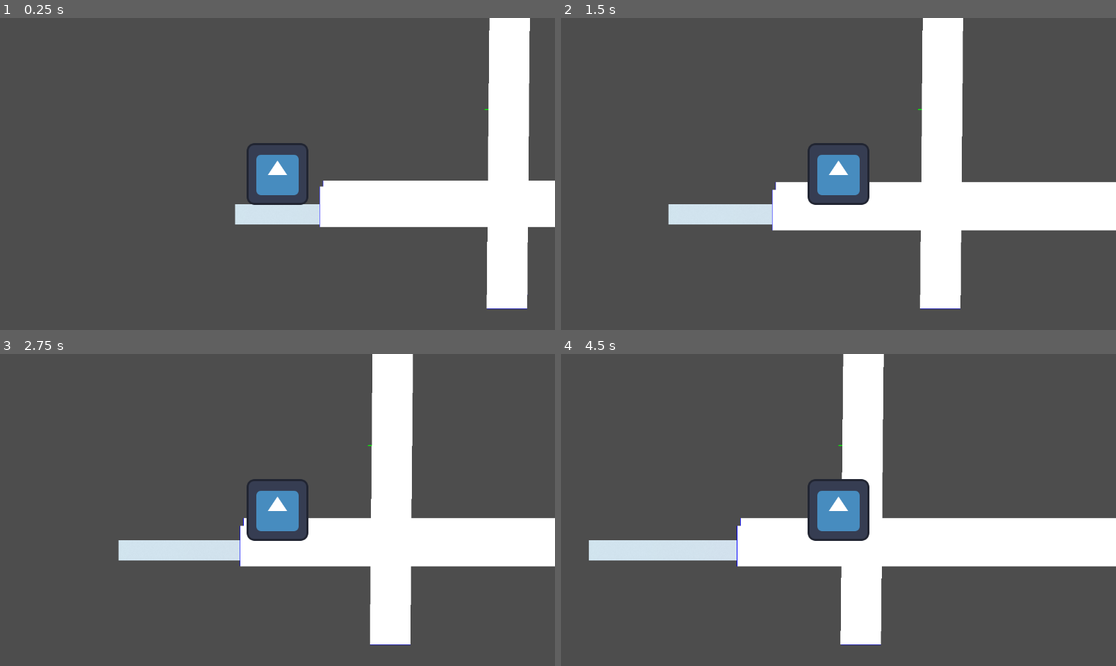
Above: before the commit, frames 1-4 (two rows, left to right).
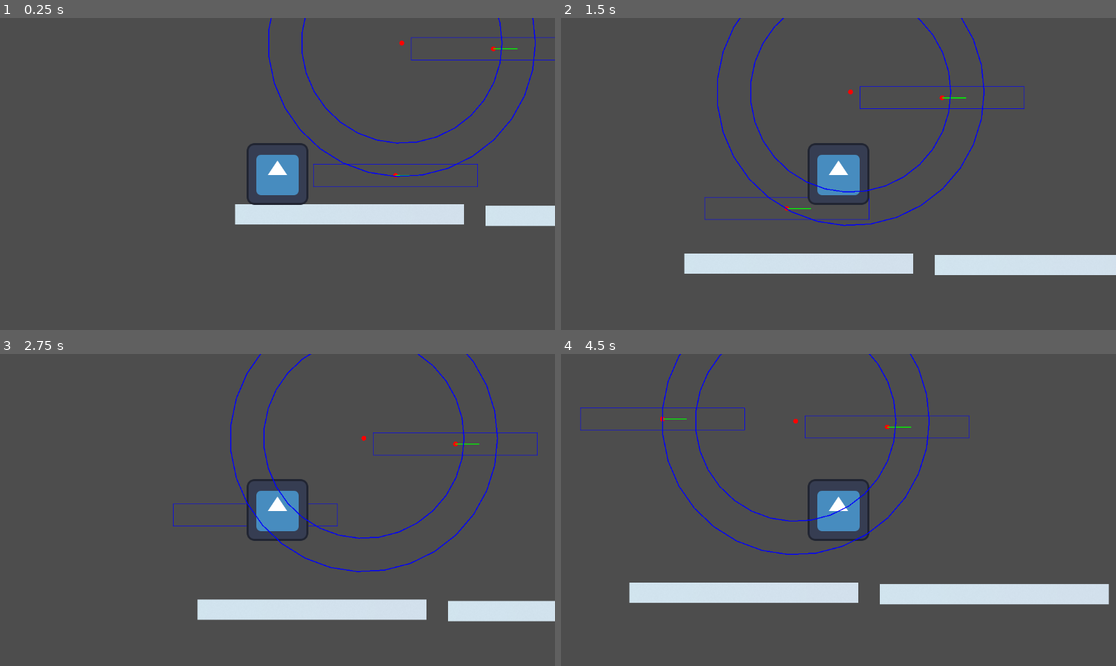
Above: after the commit, the same moments.

Repository: rinevard/SummerGamejam
Game: Godot game, scene res://forTest/Main/test_main.tscn
Two runs of this game, one before a commit and one after it. Both use one fixed random seed, a clock stepped at 60 frames per second and the inputs below. The project has no main scene, so this scene is started directly. The engine's default icon, where the game draws it, is replaced by a stand-in: a white triangle on a blue panel in a dark square.
Inputs:
- Up to frame 1 (0.25 s): no input
- Up to frame 2 (1.5 s): tap Enter (ui_accept) at 0.5, 0.6, 0.77, 1.07, 1.35 s; hold Right (ui_right) from 0.53 s (still down)
- Up to frame 3 (2.75 s): tap Enter (ui_accept) at 1.52, 1.82, 2.1 s; release Right (ui_right) at 2.03 s; hold Left (ui_left) from 2.03 s (still down)
- Up to frame 4 (4.5 s): release Left (ui_left) at 2.78 s; hold Right (ui_right) 2.78-4.28 s; tap Enter (ui_accept) at 2.85, 3.02, 3.32, 3.6, 3.77, 4.07, 4.35 s; hold Left (ui_left) from 4.28 s (still down)

The runs differ from the first frame. In frame 1, 13% of the frame differs, in the area x 48-100%, y 0-94%; in frame 2, 21%; in frame 3, 20%; in frame 4, 23%, in the area x 3-100%, y 0-94%.

Commit message:
test finished

Diff:
--- a/forTest/Main/test_main.tscn
+++ b/forTest/Main/test_main.tscn
@@ -1,8 +1,9 @@
-[gd_scene load_steps=4 format=3 uid="uid://h113yg3vpwrq"]
+[gd_scene load_steps=5 format=3 uid="uid://h113yg3vpwrq"]
 
 [ext_resource type="PackedScene" uid="uid://uyyu7aeil6t2" path="res://forTest/Player/player.tscn" id="1_cba5s"]
 [ext_resource type="PackedScene" uid="uid://cnkkjtmtcetxw" path="res://forTest/Ground/ground.tscn" id="2_egput"]
 [ext_resource type="PackedScene" uid="uid://c2mfaep77nqr4" path="res://forTest/StickyTrack/sticky_square.tscn" id="3_l0tst"]
+[ext_resource type="PackedScene" uid="uid://deyfn3e3knr4y" path="res://forTest/StickyTrack/sticky_ring.tscn" id="4_4rrxl"]
 
 [node name="TestMain" type="Node2D"]
 
@@ -13,13 +14,13 @@
 position = Vector2(789, 468)
 
 [node name="StickySquare" parent="." instance=ExtResource("3_l0tst")]
-position = Vector2(617, 432)
+position = Vector2(567, 121)
 
 [node name="StickySquare3" parent="." instance=ExtResource("3_l0tst")]
-position = Vector2(610, 442)
+position = Vector2(389, 384)
 
 [node name="StickySquare2" parent="." instance=ExtResource("3_l0tst")]
-position = Vector2(599, 248)
+position = Vector2(1294, 334)
 rotation = 1.5799
 
 [node name="Player" parent="." instance=ExtResource("1_cba5s")]
@@ -27,3 +28,6 @@
 
 [node name="Camera2D" type="Camera2D" parent="Player"]
 visible = false
+
+[node name="StickyRing" parent="." instance=ExtResource("4_4rrxl")]
+position = Vector2(377, 109)
--- a/forTest/Player/player.gd
+++ b/forTest/Player/player.gd
@@ -2,73 +2,79 @@
 
 const SPEED := 300.0
 const JUMP_VELOCITY := -400.0
-const CORE_SPEED := 150.0
+const CORE_SPEED := 350.0
 const DASH_SPEED := 2000.0
+const PUSH_ADDITION_RATIO := 100
 
-var gravity = ProjectSettings.get_setting("physics/2d/default_gravity")
+var gravity: float = ProjectSettings.get_setting("physics/2d/default_gravity")
 var _in_core_mode := false
-var _sticky_count := 0
+var _sticky_tracks: Array[StickyTrack] = []
 
 @onready var _sticky_detector: Area2D = $StickyDetector
 @onready var _player_collision: CollisionShape2D = $BoxCollision
 
 func _ready() -> void:
-	_sticky_detector.area_entered.connect(_on_sticky_detector_area_entered)
-	_sticky_detector.area_exited.connect(_on_sticky_detector_area_exited)
-	call_deferred("_initialize_normal_mode")
+    _sticky_detector.area_entered.connect(_on_sticky_detector_area_entered)
+    _sticky_detector.area_exited.connect(_on_sticky_detector_area_exited)
+    call_deferred("_initialize_normal_mode")
+
+func _physics_process(delta: float) -> void:
+    if _in_core_mode:
+        _core_move()
+    else:
+        _normal_move(delta)
+
+    _apply_sticky_track_forces(delta)
+    move_and_slide()
 
 func _initialize_normal_mode() -> void:
-	_in_core_mode = false
-	_player_collision.set_deferred("disabled", false)
-	print("Initialized in normal mode")
-
-func _physics_process(delta: float) -> void:
-	if _in_core_mode:
-		_core_move()
-	else:
-		_normal_move(delta)
-	move_and_slide()
+    _in_core_mode = false
+    _player_collision.set_deferred("disabled", false)
+    print("Initialized in normal mode")
 
 func _normal_move(delta: float) -> void:
-	if not is_on_floor():
-		velocity.y += gravity * delta
+    if not is_on_floor():
+        velocity.y += gravity * delta
 
-	if Input.is_action_just_pressed("ui_accept") and is_on_floor():
-		velocity.y = JUMP_VELOCITY
+    if Input.is_action_just_pressed("ui_accept") and is_on_floor():
+        velocity.y = JUMP_VELOCITY
 
-	var direction := Input.get_axis("ui_left", "ui_right")
-	if direction:
-		velocity.x = direction * SPEED
-	else:
-		velocity.x = move_toward(velocity.x, 0, SPEED)
+    var direction := Input.get_axis("ui_left", "ui_right")
+    velocity.x = direction * SPEED if direction else move_toward(velocity.x, 0, SPEED)
 
 func _core_move() -> void:
-	var direction := Vector2(
-		Input.get_axis("ui_left", "ui_right"),
-		Input.get_axis("ui_up", "ui_down")
-	)
-	velocity = direction * CORE_SPEED
+    var direction := Vector2(
+        Input.get_axis("ui_left", "ui_right"),
+        Input.get_axis("ui_up", "ui_down")
+    )
+    velocity = direction * CORE_SPEED
+
+func _apply_sticky_track_forces(delta: float) -> void:
+    var total_push_vector := Vector2.ZERO
+    for track in _sticky_tracks:
+        total_push_vector += track.get_push_vector(global_position) * PUSH_ADDITION_RATIO
+    velocity += total_push_vector * delta
 
 func _on_sticky_detector_area_entered(area: Node2D) -> void:
-	if area.is_in_group("StickyTrack"):
-		_sticky_count += 1
-		if _sticky_count == 1:
-			call_deferred("_enter_core_mode")
+    if area is StickyTrack:
+        _sticky_tracks.append(area)
+        if not _in_core_mode:
+            call_deferred("_enter_core_mode")
 
 func _on_sticky_detector_area_exited(area: Node2D) -> void:
-	if area.is_in_group("StickyTrack"):
-		_sticky_count -= 1
-		if _sticky_count == 0:
-			call_deferred("_exit_core_mode")
+    if area is StickyTrack:
+        _sticky_tracks.erase(area)
+        if _sticky_tracks.is_empty():
+            call_deferred("_exit_core_mode")
 
 func _enter_core_mode() -> void:
-	if not _in_core_mode:
-		_in_core_mode = true
-		_player_collision.set_deferred("disabled", true)
-		print("Entered core mode")
+    if not _in_core_mode:
+        _in_core_mode = true
+        _player_collision.set_deferred("disabled", true)
+        print("Entered core mode")
 
 func _exit_core_mode() -> void:
-	if _in_core_mode:
-		_in_core_mode = false
-		_player_collision.set_deferred("disabled", false)
-		print("Exited core mode")
+    if _in_core_mode:
+        _in_core_mode = false
+        _player_collision.set_deferred("disabled", false)
+        print("Exited core mode")
--- /dev/null
+++ b/forTest/StickyTrack/sticky_ring.gd
@@ -0,0 +1,47 @@
+extends StickyTrack
+class_name StickyCircle
+
+@onready var push_collision: CollisionShape2D = $PushCollision
+
+# 内圆半径
+@export var inner_radius: float = 80.0
+
+# 外圆半径
+@export var outer_radius: float = 120.0
+
+func _ready() -> void:
+    super()
+
+    if push_collision != null and push_collision.shape != null:
+        if push_collision.shape is CircleShape2D:
+            var circle_shape: CircleShape2D = push_collision.shape
+            outer_radius = circle_shape.radius
+            inner_radius = outer_radius * 0.75  # 可以根据需要调整
+
+func is_point_inside(point: Vector2) -> bool:
+    var local_point = to_local(point) - core_position
+    var distance = local_point.length()
+    return distance >= inner_radius and distance <= outer_radius
+
+func get_push_vector(point: Vector2) -> Vector2:
+    var local_point = to_local(point) - core_position
+    var distance = local_point.length()
+    var direction = local_point.normalized().rotated(PI/2)  # 切线方向
+
+    # 计算到环中心线的距离
+    var distance_to_center = abs(distance - (inner_radius + outer_radius) / 2)
+    var max_distance = (outer_radius - inner_radius) / 2
+
+    # 根据到中心线的距离计算推力强度
+    var force = max_push_force #* (1 - distance_to_center / max_distance)
+
+    return direction * force
+
+func _draw() -> void:
+    draw_arc(core_position, inner_radius, 0, TAU, 32, Color.BLUE, 2)
+    draw_arc(core_position, outer_radius, 0, TAU, 32, Color.BLUE, 2)
+    draw_circle(core_position, 5, Color.RED)
+
+func update_push_direction() -> void:
+    # 圆环不需要更新推力方向，因为它是环形的
+    pass
--- /dev/null
+++ b/forTest/StickyTrack/sticky_ring.tscn
@@ -0,0 +1,14 @@
+[gd_scene load_steps=3 format=3 uid="uid://deyfn3e3knr4y"]
+
+[ext_resource type="Script" path="res://forTest/StickyTrack/sticky_ring.gd" id="1_lxkxu"]
+
+[sub_resource type="CircleShape2D" id="CircleShape2D_tep1a"]
+radius = 277.354
+
+[node name="StickyRing" type="Area2D" groups=["StickyTrack"]]
+collision_layer = 8
+collision_mask = 16
+script = ExtResource("1_lxkxu")
+
+[node name="PushCollision" type="CollisionShape2D" parent="."]
+shape = SubResource("CircleShape2D_tep1a")
--- a/forTest/StickyTrack/sticky_square.gd
+++ b/forTest/StickyTrack/sticky_square.gd
@@ -42,7 +42,7 @@
     )
 
     # 根据到边缘的距离计算推力强度
-    var force = max_push_force * (distance_to_edge / min(width, height))
+    var force = max_push_force# * (distance_to_edge / min(width, height))
 
     return push_direction * force
 
--- a/forTest/StickyTrack/sticky_square.tscn
+++ b/forTest/StickyTrack/sticky_square.tscn
@@ -4,7 +4,7 @@
 [ext_resource type="Script" path="res://forTest/StickyTrack/sticky_square.gd" id="1_yac8f"]
 
 [sub_resource type="RectangleShape2D" id="RectangleShape2D_suov1"]
-size = Vector2(825, 83)
+size = Vector2(341, 46.5)
 
 [node name="StickySquare" type="Area2D" groups=["StickyTrack"]]
 collision_layer = 8
@@ -12,8 +12,8 @@
 script = ExtResource("1_yac8f")
 
 [node name="Sprite2D" type="Sprite2D" parent="."]
+visible = false
 texture = ExtResource("1_v3mso")
 
 [node name="PushCollision" type="CollisionShape2D" parent="."]
-position = Vector2(1.5, -1.5)
 shape = SubResource("RectangleShape2D_suov1")
